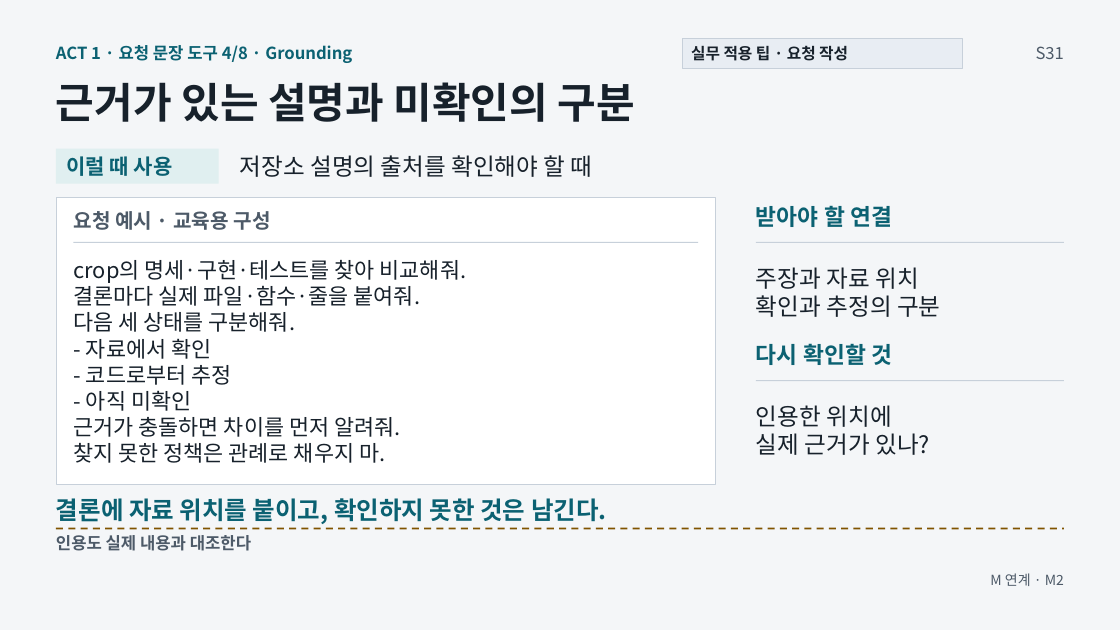
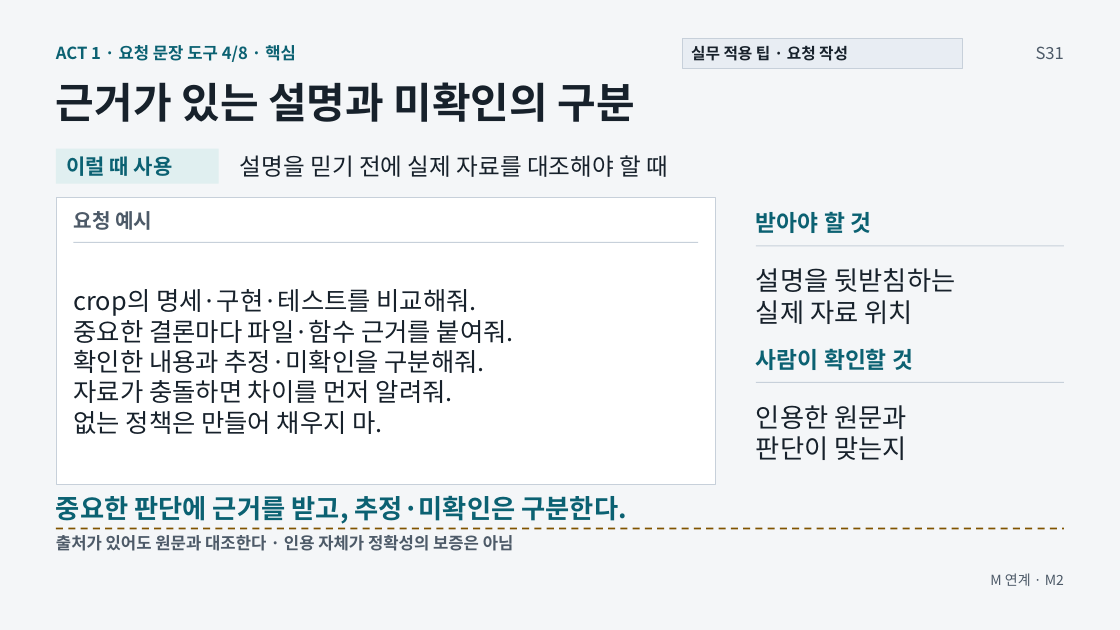
Before and after one commit to GideokKim/ai-dev-training, a slide deck: slide 17 of production/ACT_1.pptx. Drawn at 1120x630 pixels with LibreOffice and Linux fonts; fonts in the diff are those of the drawing. Boxes give left, top, right and bottom in pixels: in the first picture for what was removed or moved away, otherwise in the second. Text is boxed around its words. In the diff, an @@ line names an element or a change of style, - is before the commit and + after.

```diff
--- a/production/ACT_1.pptx
+++ b/production/ACT_1.pptx
@@ text at [56, 45, 296, 62]: text changed @@
-ACT 1 · 요청 문장 도구 4/8 · Grounding
+ACT 1 · 요청 문장 도구 4/8 · 핵심
@@ text at [240, 155, 668, 177]: text changed @@
-저장소 설명의 출처를 확인해야 할 때
+설명을 믿기 전에 실제 자료를 대조해야 할 때
@@ text at [74, 211, 152, 230]: text changed @@
-요청 예시 · 교육용 구성
+요청 예시
@@ text at [756, 212, 871, 233]: text changed @@
-받아야 할 연결
+받아야 할 것
@@ line moved from (756, 243) - (1065, 243) to (756, 246) - (1065, 246) @@
@@ text at [756, 268, 955, 324]: text changed; size 20.2 to 22.5 pt @@
-주장과 자료 위치
-확인과 추정의 구분
+설명을 뒷받침하는
+실제 자료 위치
@@ text at [74, 289, 514, 434]: text changed; size 18.8 to 21.8 pt @@
-crop의 명세·구현·테스트를 찾아 비교해줘.
-결론마다 실제 파일·함수·줄을 붙여줘.
-다음 세 상태를 구분해줘.
-- 자료에서 확인
-- 코드로부터 추정
-- 아직 미확인
-근거가 충돌하면 차이를 먼저 알려줘.
-찾지 못한 정책은 관례로 채우지 마.
+crop의 명세·구현·테스트를 비교해줘.
+중요한 결론마다 파일·함수 근거를 붙여줘.
+확인한 내용과 추정·미확인을 구분해줘.
+자료가 충돌하면 차이를 먼저 알려줘.
+없는 정책은 만들어 채우지 마.
@@ text at [756, 348, 913, 370]: text changed @@
-다시 확인할 것
+사람이 확인할 것
@@ text at [756, 405, 907, 460]: text changed; size 20.2 to 22.5 pt @@
-인용한 위치에
-실제 근거가 있나?
+인용한 원문과
+판단이 맞는지
@@ text at [56, 495, 627, 524]: text changed; size 21 to 22.5 pt @@
-결론에 자료 위치를 붙이고, 확인하지 못한 것은 남긴다.
+중요한 판단에 근거를 받고, 추정·미확인은 구분한다.
@@ text at [56, 535, 514, 551]: text changed @@
-인용도 실제 내용과 대조한다
+출처가 있어도 원문과 대조한다 · 인용 자체가 정확성의 보증은 아님
```
Also in this commit, not shown: 7 other slides changed, 39 other files.
